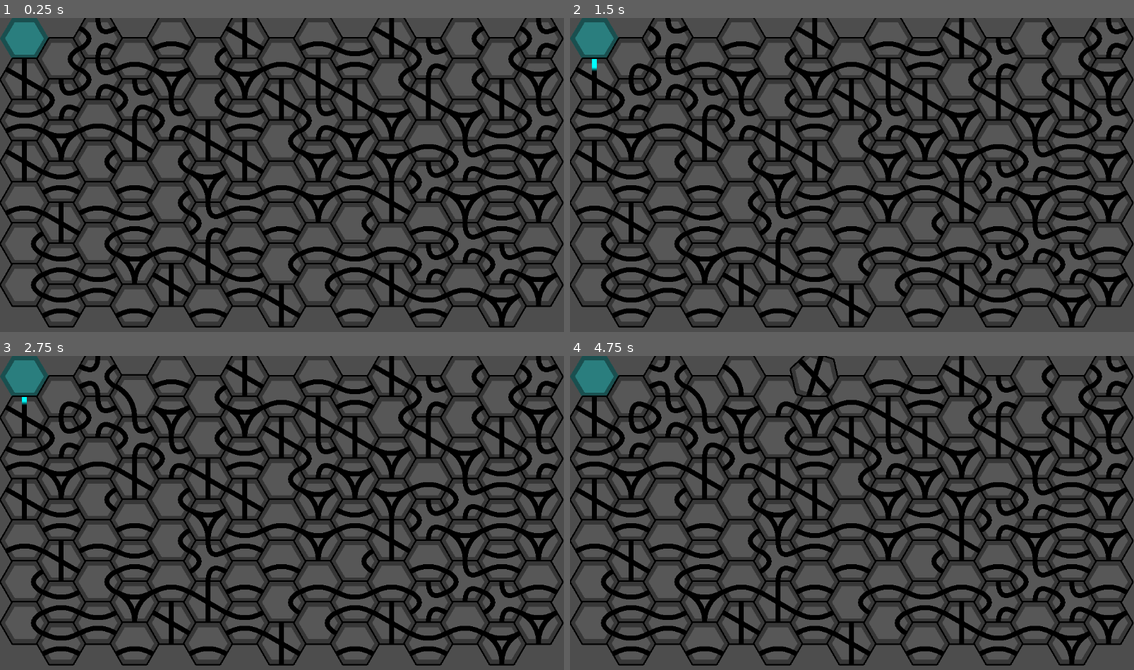
Above: before the commit, frames 1-4 (two rows, left to right).
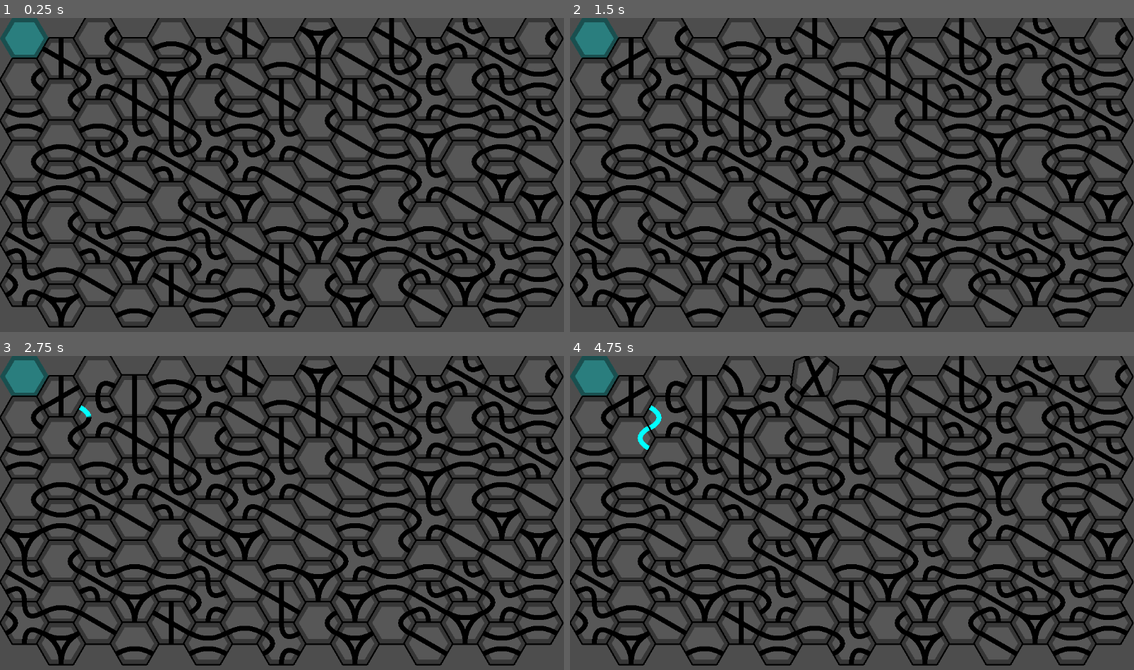
Above: after the commit, the same moments.

Repository: Nemleck/overflowed
Game: Godot game, scene res://scenes/game.tscn
Two runs of this game, one before a commit and one after it. Both use one fixed random seed, a clock stepped at 60 frames per second and the inputs below.
Inputs (mouse positions are in pixels of both pictures, inside the frame that each line leads up to):
- Up to frame 1 (0.25 s): no input
- Up to frame 2 (1.5 s): tap Enter at 0.5 s; move the mouse to (632, 58) at 0.52 s; click (632, 58) at 0.6 s; tap M (m_pressed, bound only after the commit) at 0.8, 1.35 s; move the mouse to (665, 39) at 1.27 s
- Up to frame 3 (2.75 s): click (95, 377) at 1.55 s; move the mouse to (135, 396) at 2.02 s; click (135, 396) at 2.1 s; tap M (m_pressed, bound only after the commit) at 2.3 s
- Up to frame 4 (4.75 s): move the mouse to (739, 377) at 2.77 s; tap M (m_pressed, bound only after the commit) at 2.85, 3.8, 4.35 s; click (739, 377) at 3.05 s; move the mouse to (778, 396) at 3.52 s; click (778, 396) at 3.6 s; move the mouse to (812, 377) at 4.27 s; click (812, 377) at 4.55 s

The runs differ from the first frame. In frame 1, 16% of the frame differs, in the area x 1-99%, y 0-99%; in frame 2, 16%; in frame 3, 16%; in frame 4, 16%.

Commit message:
Moved all polygon features into the main class

Diff:
--- a/overflowed/project.godot
+++ b/overflowed/project.godot
@@ -22,6 +22,11 @@
 "events": [Object(InputEventMouseButton,"resource_local_to_scene":false,"resource_name":"","device":-1,"window_id":0,"a …(253 unchanged characters)…
 ]
 }
+m_pressed={
+"deadzone": 0.5,
+"events": [Object(InputEventKey,"resource_local_to_scene":false,"resource_name":"","device":0,"window_id":0,"alt_pressed":false,"shift_pressed":false,"ctrl_pressed":false,"meta_pressed":false,"pressed":false,"keycode":0,"physical_keycode":0,"key_label":77,"unicode":0,"location":0,"echo":false,"script":null)
+]
+}
 
 [rendering]
 
--- a/overflowed/scenes/geared_polygon.gd
+++ b/overflowed/scenes/geared_polygon.gd
@@ -1,20 +1,15 @@
-extends Piped_Polygon
+extends Polygon
 class_name Geared_Polygon
 
 func scenes():
 	return {
-	"triangle": null,
-	"square": null,
-	"hexagon": preload("res://textures/polygons/geared_polygon/geared_hexagon_texture_rect.tscn")
-}
+		"triangle": null,
+		"square": null,
+		"hexagon": preload("res://textures/polygons/geared_polygon/geared_hexagon_texture_rect.tscn")
+	}
+
+func flowable():
+	return true
 
 func gearable():
 	return true
-
-func schedule_rotate(angle, i=0):
-	self.to_rotate = angle
-
-	if i < 4:
-		for key in self.neighbors.keys():
-			if self.neighbors[key].gearable():
-				self.neighbors[key].schedule_rotate(-angle, i+1)
--- a/overflowed/scenes/load_level.gd
+++ b/overflowed/scenes/load_level.gd
@@ -14,7 +14,9 @@
 	[[0, 2]],
 	[[0,1], [2,3], [4,5]],
 	[[0,2], [3,5]],
-	[[0,3], [1,4]]
+	[[0,3], [1,4]],
+	[[0,3]],
+	[[0,3], [1,2], [4,5]]
 ]
 
 # Called when the node enters the scene tree for the first time.
--- a/overflowed/scenes/piped_polygon.gd
+++ b/overflowed/scenes/piped_polygon.gd
@@ -1,85 +1,8 @@
 extends Polygon
 class_name Piped_Polygon
 
-var turning_state = 0 # 0 to 1 while turning
-var draggable: bool = false
-
-var to_rotate = 0
-var queue = 0
-
-const ROTATE_SPEED = 2
-const FLOW_SPEED = 40
-
-@onready
-var pipes = self.get_node("pipes")
-
-func flow(n):
-	self.pipes.flow(n)
-
-func schedule_rotate(angle):
-	self.to_rotate = angle
+func flowable():
+	return true
 
 func rotatable():
 	return true
-
-func _on_area_2d_mouse_entered():
-	draggable = true
-	self.scale = Vector2(1.05, 1.05)
-
-func _on_area_2d_mouse_exited():
-	draggable = false
-	self.scale = Vector2(1, 1)
-
-# Called every frame. 'delta' is the elapsed time since the previous frame.
-func _process(delta: float) -> void:
-	self._process_rotation(delta)
-
-	for pipe in pipes.pipes:
-		if pipe["flow"]["flowing"]:
-			var diff: float = 0
-
-			if 100-pipe["flow"]["percentage"] > delta * FLOW_SPEED:
-				diff = delta * FLOW_SPEED # Add delta * Speed
-			else:
-				diff = pipe["flow"]["percentage"] # Add only what remains
-
-			pipe["flow"]["percentage"] += diff # Add here
-
-			if pipe["flow"]["percentage"] >= 100: # End flowing
-				pipe["flow"]["flowing"] = false
-
-				if pipe["flow"]["to"] in self.neighbors.keys():
-					self.neighbors[pipe["flow"]["to"]].flow(opposite_side(pipe["flow"]["to"]))
-
-			pipes.redraw()
-
-	if draggable and Input.is_action_just_pressed("click") and queue < 5:
-		self.queue += 1
-
-func _process_rotation(delta):
-	if self.to_rotate != 0:
-		var angle: float = 0
-
-		if abs(self.to_rotate) > delta * ROTATE_SPEED:
-			angle = delta * ROTATE_SPEED * sign(self.to_rotate)
-		else:
-			angle = self.to_rotate
-
-		self.to_rotate -= angle
-		self.rotate(angle)
-
-		if self.to_rotate == 0:
-			for pipe in self.pipes.pipes:
-				for i in range(len(pipe["entries"])):
-					pipe["entries"][i] = (pipe["entries"][i] + int(sign(angle))) % self.order
-
-			self.rotation = 0
-			self.pipes.redraw()
-
-	if self.to_rotate == 0 and queue > 0:
-		self.queue -= 1
-
-		self.schedule_rotate(2*PI/self.order)
-		#for key in self.neighbors.keys():
-			#if self.neighbors[key].rotatable():
-				#self.neighbors[key].to_rotate = -2*PI/self.order
--- a/overflowed/scenes/source_polygon.gd
+++ b/overflowed/scenes/source_polygon.gd
@@ -3,19 +3,18 @@
 
 func scenes():
 	return {
-	"triangle": null,#preload("res://textures/polygons/piped_polygon/piped_triangle_texture_rect.tscn"),
-	"square": null,# preload("res://textures/polygons/piped_polygon/piped_square_texture_rect.tscn"),
-	"hexagon": preload("res://textures/polygons/source_polygon/source_hexagon_texture_rect.tscn")
-}
+		"triangle": null,#preload("res://textures/polygons/piped_polygon/piped_triangle_texture_rect.tscn"),
+		"square": null,# preload("res://textures/polygons/piped_polygon/piped_square_texture_rect.tscn"),
+		"hexagon": preload("res://textures/polygons/source_polygon/source_hexagon_texture_rect.tscn")
+	}
 
 # Called when the node enters the scene tree for the first time.
 func _ready() -> void:
 	pass # Replace with function body.
 
-
 # Called every frame. 'delta' is the elapsed time since the previous frame.
 func _process(delta: float) -> void:
-	if Input.is_action_just_pressed("click"):
+	if Input.is_action_just_pressed("m_pressed"):
 		for key in neighbors.keys():
 			if neighbors[key] != null:
 				neighbors[key].flow(opposite_side(key))
--- a/overflowed/scripts/polygon.gd
+++ b/overflowed/scripts/polygon.gd
@@ -23,14 +23,10 @@
 
 	# TODO : get_n_from_angle(node) -> take opposite
 
+const FLOW_SPEED = 80
 func flow(n):
-	pass
-
-func rotatable():
-	return false
-
-func gearable():
-	return false
+	if self.flowable():
+		self.pipes.flow(n)
 
 func _set_order(order: int):
 	self.order = order
@@ -51,10 +47,115 @@
 func opposite_side(n):
 	return (n+3) % 6
 
-# Called when the node enters the scene tree for the first time.
+# ---------------------------- FLOWING  ----------------------------
+
+# Dynamic Variables
+var pipes = null
 func _ready() -> void:
-	pass # Replace with function body.
+	if self.flowable():
+		self.pipes = self.get_node("pipes")
+
+# Properties
+func flowable():
+	return false
+
+func _process_flowing(delta: float) -> void:
+	for pipe in pipes.pipes:
+		if pipe["flow"]["flowing"]:
+			var diff: float = 0
+
+			if 100-pipe["flow"]["percentage"] > delta * FLOW_SPEED:
+				diff = delta * FLOW_SPEED # Add delta * Speed
+			else:
+				diff = pipe["flow"]["percentage"] # Add only what remains
+
+			pipe["flow"]["percentage"] += diff # Add here
+
+			if pipe["flow"]["percentage"] >= 100: # End flowing
+				pipe["flow"]["flowing"] = false
+
+				if pipe["flow"]["to"] in self.neighbors.keys():
+					self.neighbors[pipe["flow"]["to"]].flow(opposite_side(pipe["flow"]["to"]))
+
+			pipes.redraw()
 
 # Called every frame. 'delta' is the elapsed time since the previous frame.
 func _process(delta: float) -> void:
-	pass
+	if self.rotatable():
+		self._process_rotation(delta)
+
+	if self.flowable():
+		self._process_flowing(delta)
+
+# ---------------------------- ROTATION ----------------------------
+
+# Dynamic ariables
+var draggable: bool = false
+var to_rotate = 0
+var rotation_queue = 0
+
+# Consts
+const ROTATE_SPEED = 4
+
+# Properties
+func rotatable():
+	return false
+func gearable():
+	return false
+
+# Mouse interaction
+func _on_area_2d_mouse_entered():
+	draggable = true
+	self.scale = Vector2(1.05, 1.05)
+
+func _on_area_2d_mouse_exited():
+	draggable = false
+	self.scale = Vector2(1, 1)
+
+# Rotation behavior
+func schedule_rotate(angle, i=0):
+	"""
+	Launchs rotation process
+	"""
+
+	self.to_rotate = angle
+
+	# i protects from moving too many polygons at a time
+	if i < 4:
+		for key in self.neighbors.keys():
+			if self.neighbors[key].gearable():
+				self.neighbors[key].schedule_rotate(-angle, i+1)
+
+func _process_rotation(delta):
+	"""
+	Processes rotation every tick
+	"""
+
+	# Schedule several rotations at a time
+	if draggable and Input.is_action_just_pressed("click") and self.rotation_queue < 5:
+		self.rotation_queue += 1
+
+	# Rotate the polygon
+	if self.to_rotate != 0:
+		var angle: float = 0
+
+		if abs(self.to_rotate) > delta * ROTATE_SPEED:
+			angle = delta * ROTATE_SPEED * sign(self.to_rotate)
+		else:
+			angle = self.to_rotate
+
+		self.to_rotate -= angle
+		self.rotate(angle)
+
+		if self.to_rotate == 0:
+			for pipe in self.pipes.pipes:
+				for i in range(len(pipe["entries"])):
+					pipe["entries"][i] = (pipe["entries"][i] + int(sign(angle))) % self.order
+
+			self.rotation = 0
+			self.pipes.redraw()
+
+	if self.to_rotate == 0 and rotation_queue > 0:
+		self.rotation_queue -= 1
+
+		self.schedule_rotate(2*PI/self.order)
Not shown, added: overflowed/scenes/gam6E3.tmp
Not shown, added: overflowed/scenes/gamEF15.tmp
Not shown, added: proto/map1.xcf
